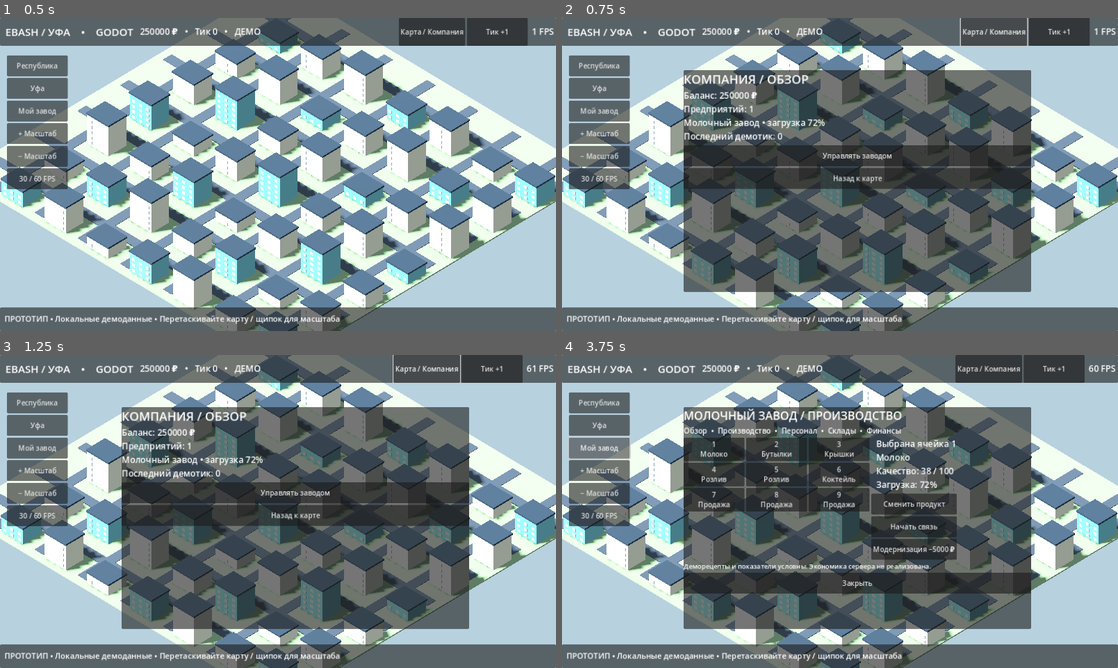
Above: before the commit, frames 1-4 (two rows, left to right).
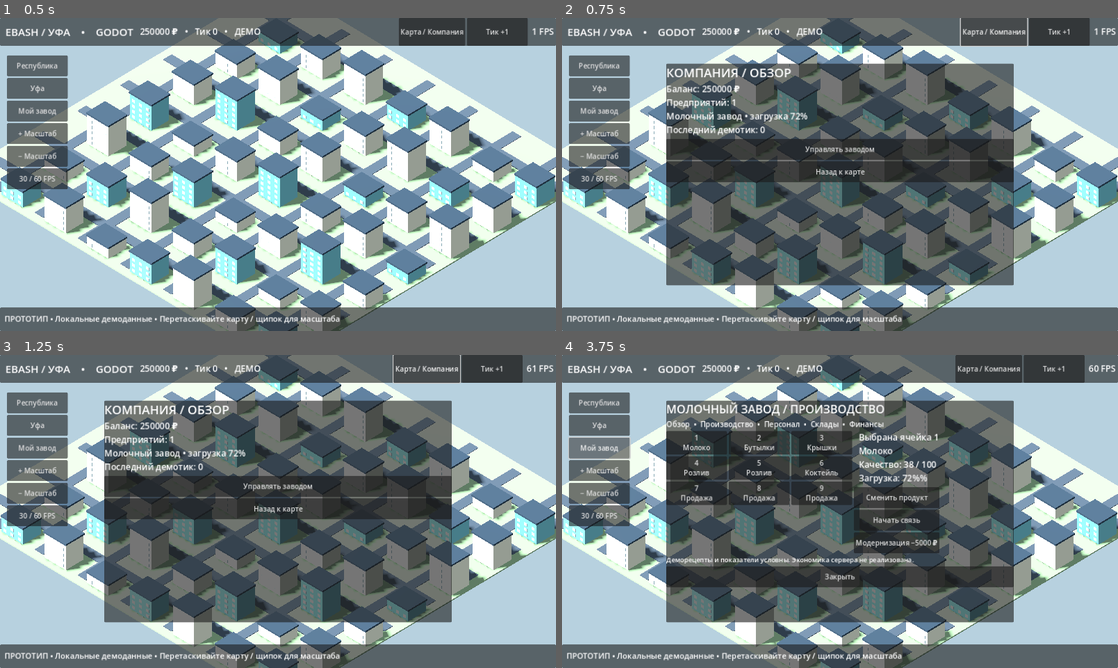
Above: after the commit, the same moments.

Repository: maillunex-lang/EBash
Game: Godot game, scene res://Main.tscn
Same seed, same stepped clock (60 frames per second), same inputs: the game is played once before the commit and once after it.
Inputs:
- Up to frame 1 (0.5 s): no input
- Up to frame 2 (0.75 s): click "Карта / Компания" at 0.5 s
- Up to frame 3 (1.25 s): no input
- Up to frame 4 (3.75 s): click "Карта / Компания" at 1.25 s; click "Республика" at 2 s; click "Уфа" at 2.75 s; click "Мой завод" at 3.5 s

Frame 1 is identical in both runs. In frame 2, 12% of the frame differs, in the area x 18-85%, y 14-88%; in frame 3, 12%; in frame 4, 18%.

Commit message:
fix(godot): improve touch controls, adaptive panel and smoke checks

Diff:
--- a/prototypes/godot/Main.gd
+++ b/prototypes/godot/Main.gd
@@ -7,6 +7,9 @@
 var fps: Label
 var mode := false
 var dragging := false
+var touches: Dictionary = {}
+var pinch_distance := 0.0
+var touch_moved := false
 var last := Vector2.ZERO
 var moved := false
 var buildings: Array[Node3D] = []
@@ -14,7 +17,10 @@
 var cash := 250000
 var tick := 0
 var linked := -1
-var roles := ["Молоко", "Бутылки", "Крышки", "Розлив", "Розлив", "Коктейль", "Продажа", "Продажа", "Продажа"]
+var roles := [
+ "Молоко", "Бутылки", "Крышки", "Розлив", "Розлив",
+ "Коктейль", "Продажа", "Продажа", "Продажа"
+]
 
 func box(parent: Node3D, pos: Vector3, size: Vector3, color: Color) -> MeshInstance3D:
  var m := MeshInstance3D.new()
@@ -91,6 +97,7 @@
  add_child(layer)
  canvas = Control.new()
  canvas.set_anchors_and_offsets_preset(Control.PRESET_FULL_RECT)
+ canvas.resized.connect(_layout_panel)
  canvas.mouse_filter = Control.MOUSE_FILTER_IGNORE
  layer.add_child(canvas)
  var top := PanelContainer.new()
@@ -121,13 +128,21 @@
  label("  ПРОТОТИП • Локальные демоданные • Перетаскивайте карту / щипок для масштаба",note,18)
  panel = PanelContainer.new()
  panel.set_anchors_and_offsets_preset(Control.PRESET_CENTER)
- panel.offset_left=-360
- panel.offset_right=440
- panel.offset_top=-240
- panel.offset_bottom=270
+ _layout_panel()
  canvas.add_child(panel)
  panel.hide()
  advance_status()
+
+func _layout_panel() -> void:
+ if panel == null or canvas == null:
+  return
+ var usable := canvas.size
+ var width := minf(800.0, maxf(240.0, usable.x - 32.0))
+ var height := minf(510.0, maxf(180.0, usable.y - 112.0))
+ panel.offset_left = -width / 2.0
+ panel.offset_right = width / 2.0
+ panel.offset_top = -height / 2.0
+ panel.offset_bottom = height / 2.0
 
 func clear_panel() -> VBoxContainer:
  for child in panel.get_children():
@@ -144,7 +159,10 @@
  label("РЕСПУБЛИКА БАШКОРТОСТАН",v,28)
  label("Навигация по городам • условная обзорная схема",v)
  for name in ["Уфа", "Стерлитамак", "Салават", "Нефтекамск"]:
-  button(name,func(): city.visible=true; panel.hide(); status.text="  "+name+" • демонстрационная сцена",v)
+  button(name, func():
+   city.visible = true
+   panel.hide()
+   status.text = "  " + name + " • демонстрационная сцена", v)
  label("В прототипе города используют одну тестовую сцену.",v,16)
  button("Закрыть",func(): panel.hide();city.visible=true,v)
 
@@ -156,7 +174,9 @@
   return
  var v := clear_panel()
  label("КОМПАНИЯ / ОБЗОР",v,28)
- label("Баланс: %s ₽\nПредприятий: 1\nМолочный завод • загрузка 72%%\nПоследний демотик: %s" % [cash,tick],v)
+ var overview := "Баланс: %s ₽\nПредприятий: 1\n" % cash
+ overview += "Молочный завод • загрузка 72%%\nПоследний демотик: %s" % tick
+ label(overview, v)
  button("Управлять заводом",show_factory,v)
  button("Назад к карте",toggle_mode,v)
 
@@ -174,8 +194,12 @@
   button("%s\n%s" % [i+1,roles[i]],func(): select_cell(index),grid)
  var details := VBoxContainer.new()
  row.add_child(details)
- label("  Выбрана ячейка %s\n  %s\n  Качество: 38 / 100\n  Загрузка: 72%%" % [selected+1,roles[selected]],details)
- button("Сменить продукт",func(): roles[selected]="Коктейль" if roles[selected]!="Коктейль" else "Розлив";show_factory(),details)
+ var cell_info := "  Выбрана ячейка %s\n  %s\n" % [selected + 1, roles[selected]]
+ cell_info += "  Качество: 38 / 100\n  Загрузка: 72%%"
+ label(cell_info, details)
+ button("Сменить продукт", func():
+  roles[selected] = "Коктейль" if roles[selected] != "Коктейль" else "Розлив"
+  show_factory(), details)
  button("Начать связь",func(): linked=selected;status.text="  Выберите ячейку-получатель",details)
  button("Модернизация −5000 ₽",func():
   if cash>=5000:
@@ -203,7 +227,31 @@
  fps.text=" %s FPS " % Engine.get_frames_per_second()
 
 func _unhandled_input(event: InputEvent) -> void:
- if event is InputEventMagnifyGesture:
+ if event is InputEventScreenTouch:
+  if event.pressed:
+   touches[event.index] = event.position
+   if touches.size() == 1:
+    touch_moved = false
+  else:
+   if touches.size() == 1 and not touch_moved and city.visible:
+    show_factory()
+   touches.erase(event.index)
+  pinch_distance = _touch_distance() if touches.size() == 2 else 0.0
+ elif event is InputEventScreenDrag:
+  if not touches.has(event.index):
+   return
+  var previous: Vector2 = touches[event.index]
+  touches[event.index] = event.position
+  if event.position.distance_to(previous) > 2.0:
+   touch_moved = true
+  if touches.size() == 2:
+   var distance := _touch_distance()
+   if pinch_distance > 0.0 and distance > 0.0:
+    camera.size = clampf(camera.size * pinch_distance / distance, 22.0, 110.0)
+   pinch_distance = distance
+  elif touches.size() == 1:
+   _pan_camera(event.position - previous)
+ elif event is InputEventMagnifyGesture:
   camera.size=clampf(camera.size/event.factor,22,110)
  elif event is InputEventMouseButton:
   if event.button_index==MOUSE_BUTTON_WHEEL_UP:
@@ -221,4 +269,13 @@
   var d: Vector2=event.position-last
   last=event.position
   moved=moved or d.length()>3
-  camera.position += Vector3(-d.x-d.y,0,d.x-d.y)*camera.size/900.0
+  _pan_camera(d)
+
+func _touch_distance() -> float:
+ var ids := touches.keys()
+ if ids.size() != 2:
+  return 0.0
+ return (touches[ids[0]] as Vector2).distance_to(touches[ids[1]])
+
+func _pan_camera(delta: Vector2) -> void:
+ camera.position += Vector3(-delta.x - delta.y, 0, delta.x - delta.y) * camera.size / 900.0
--- a/prototypes/godot/smoke.gd
+++ b/prototypes/godot/smoke.gd
@@ -15,5 +15,28 @@
  assert(scene.mode)
  scene.show_republic()
  assert(not scene.city.visible)
+ var touch_a := InputEventScreenTouch.new()
+ touch_a.index = 0
+ touch_a.pressed = true
+ touch_a.position = Vector2(200, 200)
+ scene._unhandled_input(touch_a)
+ var touch_b := InputEventScreenTouch.new()
+ touch_b.index = 1
+ touch_b.pressed = true
+ touch_b.position = Vector2(300, 200)
+ scene._unhandled_input(touch_b)
+ var pinch := InputEventScreenDrag.new()
+ pinch.index = 1
+ pinch.position = Vector2(350, 200)
+ var before_zoom: float = scene.camera.size
+ scene._unhandled_input(pinch)
+ assert(scene.camera.size < before_zoom)
+ touch_b.pressed = false
+ scene._unhandled_input(touch_b)
+ touch_a.pressed = false
+ scene._unhandled_input(touch_a)
+ assert(scene.touches.is_empty())
+ scene._layout_panel()
+ assert(scene.panel.offset_right - scene.panel.offset_left <= 800.0)
  print("SMOKE OK: city, factory, selection, demo tick, company, republic")
  quit()
